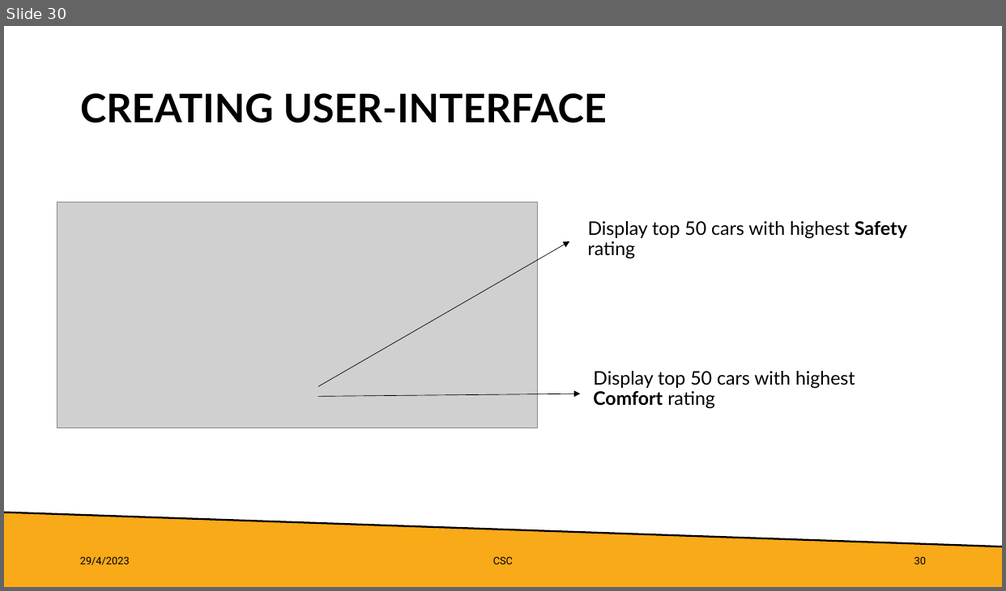
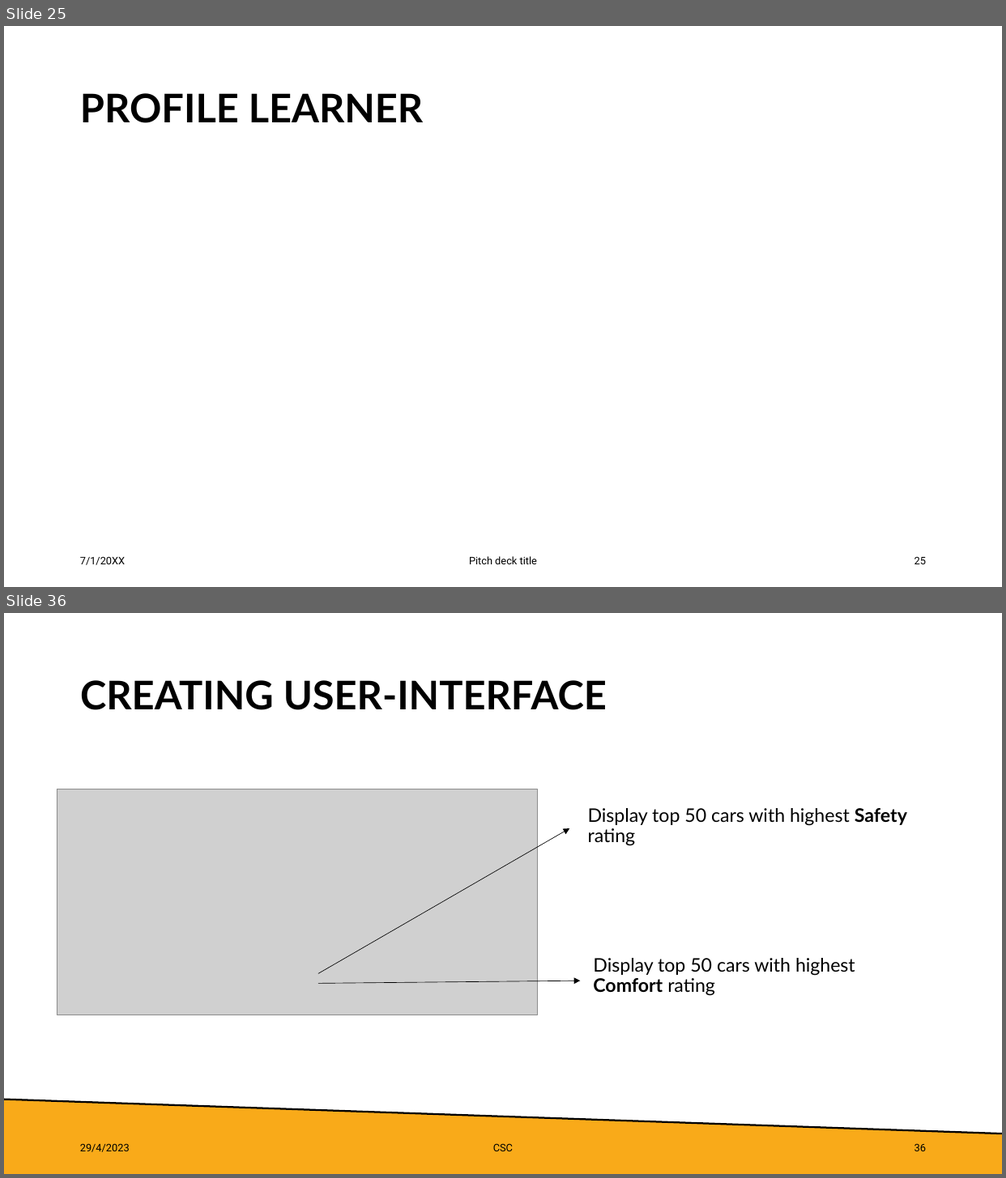
Before and after one commit to lkimhui/CarSmartConsultancy, a slide deck: BIG_DATA_PROCESSING_PresentationDeck.pptx. Shown one above the other, each under a label of ours: slide 30 before the commit, slides 25 and 36 after it; the slides between them are not shown. The pictures are 1006x591 and 1006x1178 pixels, drawn with LibreOffice and Linux fonts; fonts in the diff are those of the drawing; grey boxes stand for pictures. Boxes give left, top, right and bottom in pixels: in the first picture for what was removed or moved away, otherwise in the second. Text is boxed around its words. In the diff, an @@ line names an element or a change of style, - is before the commit and + after.

```diff
--- a/BIG_DATA_PROCESSING_PresentationDeck.pptx
+++ b/BIG_DATA_PROCESSING_PresentationDeck.pptx
@@ slide 25 added at <box>4,26,1002,587</box>, background #FFFFFF @@
@@ title added at <box>80,93,424,123</box>, 38 pt, text #000000, bold @@
+PROFILE LEARNER
@@ text added at <box>80,557,125,565</box>, 10 pt, text #000000 @@
+7/1/20XX
@@ text added at <box>469,557,537,565</box>, 10 pt, text #000000 @@
+Pitch deck title
@@ page number added at <box>914,557,926,565</box>, 10 pt, text #000000 @@
+25
@@ what was slide 30 is now slide 36 @@
@@ page number at <box>914,1144,926,1152</box>: text changed @@
-30
+36
```
Also in this commit, not shown: 15 slides changed, 5 other slides added, 1 other file.
